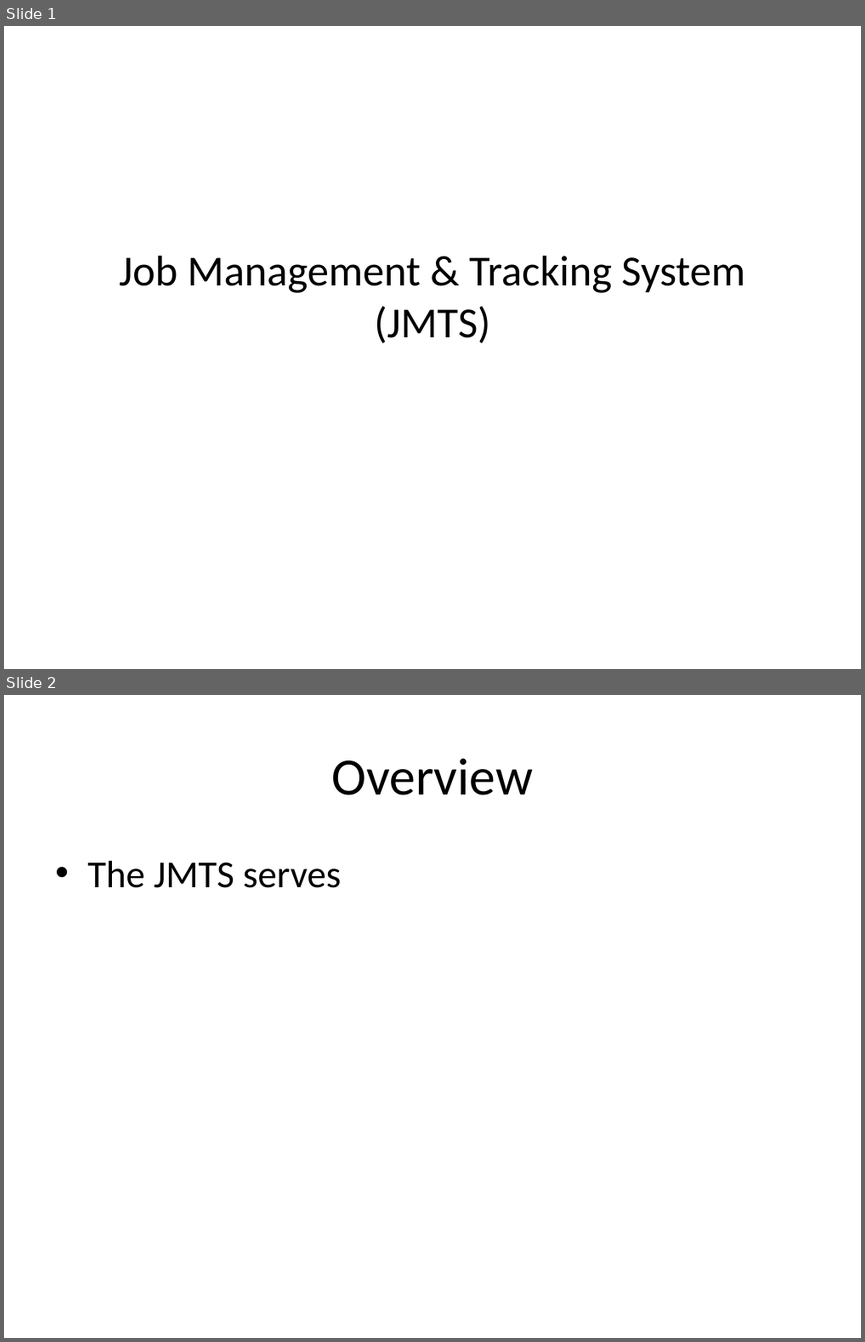
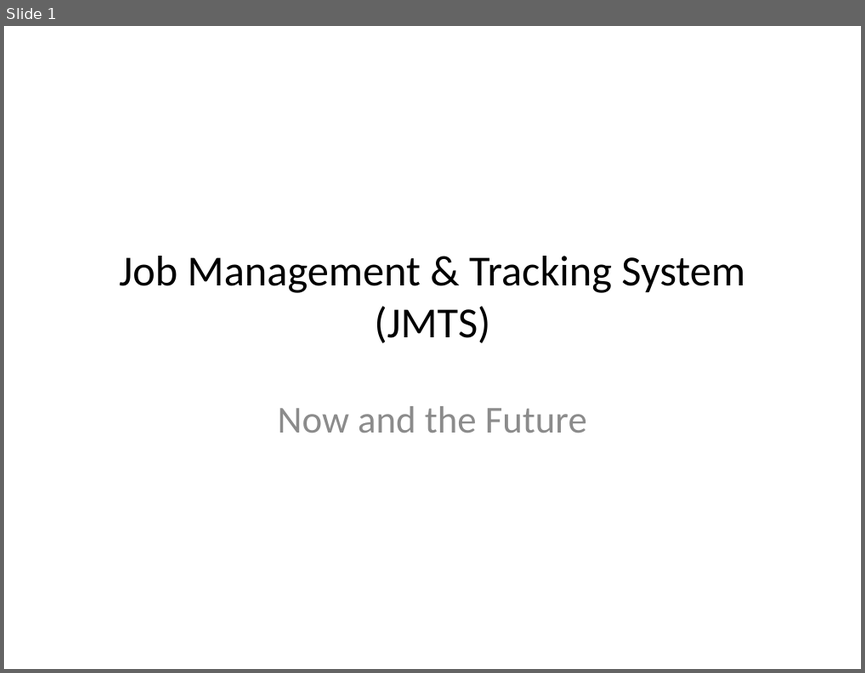
Before and after one commit to DPBandA/job-management-tracking-system, a slide deck: doc/Job Management & Tracking System Presentation.pptx. Shown one above the other, each under a label of ours: slides 1 and 2 before the commit, slide 1 after it. The pictures are 865x1342 and 865x673 pixels, drawn with LibreOffice and Linux fonts; fonts in the diff are those of the drawing. Boxes give left, top, right and bottom in pixels: in the first picture for what was removed or moved away, otherwise in the second. Text is boxed around its words. In the diff, an @@ line names an element or a change of style, - is before the commit and + after.

```diff
--- a/doc/Job Management & Tracking System Presentation.pptx
+++ b/doc/Job Management & Tracking System Presentation.pptx
@@ slide 2 removed at (x1=4, y1=695, x2=861, y2=1338), background #FFFFFF @@
@@ title removed at (x1=331, y1=758, x2=533, y2=795) @@
-Overview
@@ text removed at (x1=87, y1=861, x2=341, y2=888) @@
-• The JMTS serves
@@ slide 1 changed as well @@
@@ subtitle added at (x1=278, y1=406, x2=587, y2=432), 32 pt, text #8C8C8C @@
+Now and the Future
```
Also in this commit, not shown: 5 slides added, 3 other files.
